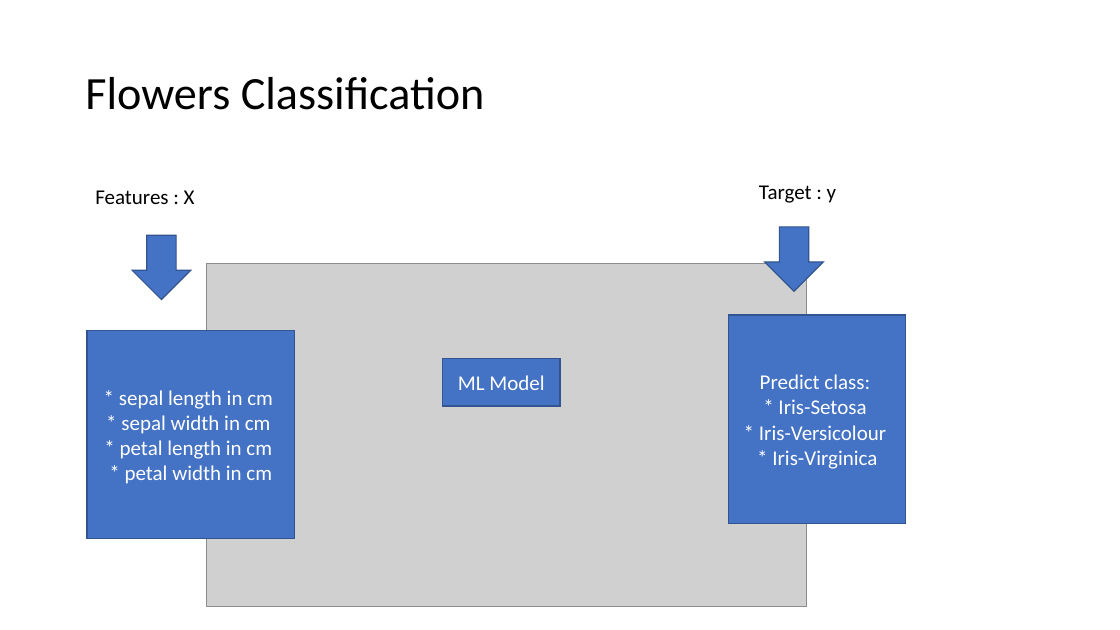
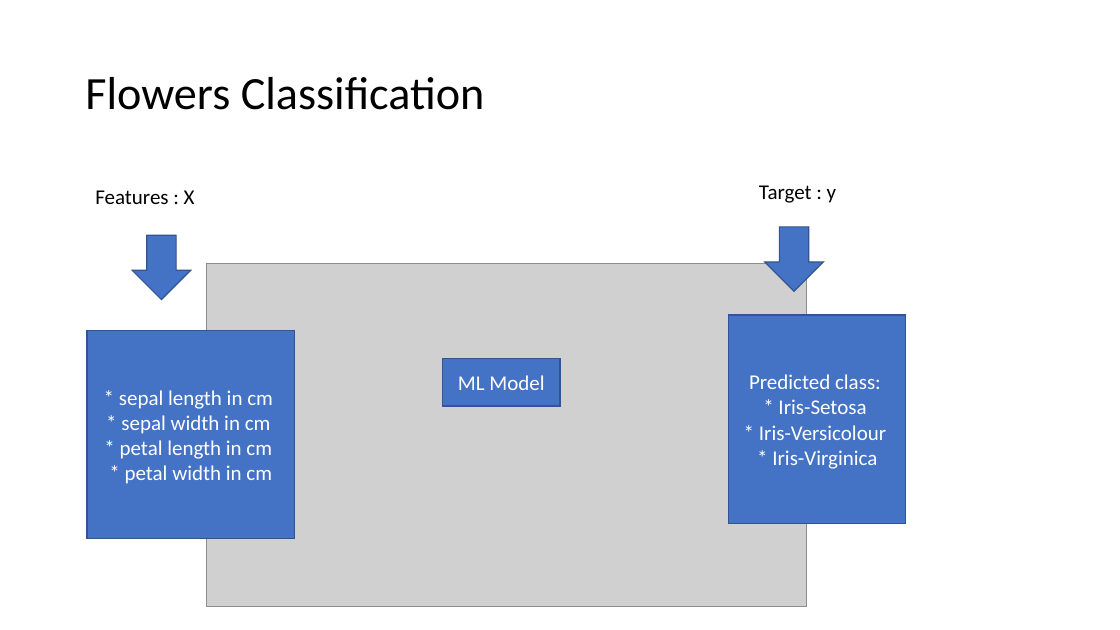
Before and after one commit to alfredofonseca/Python_ML_AFJ_DEMO, a slide deck: slide 16 of afj_ml_demo.pptx. Drawn at 1120x630 pixels with LibreOffice and Linux fonts; fonts in the diff are those of the drawing; grey boxes stand for pictures. Boxes give left, top, right and bottom in pixels: in the first picture for what was removed or moved away, otherwise in the second. Text is boxed around its words. In the diff, an @@ line names an element or a change of style, - is before the commit and + after.

```diff
--- a/afj_ml_demo.pptx
+++ b/afj_ml_demo.pptx
@@ text in rectangle at (749, 374, 881, 389): text changed @@
-Predict class:
+Predicted class:
```
Also in this commit, not shown: 1 other file.
